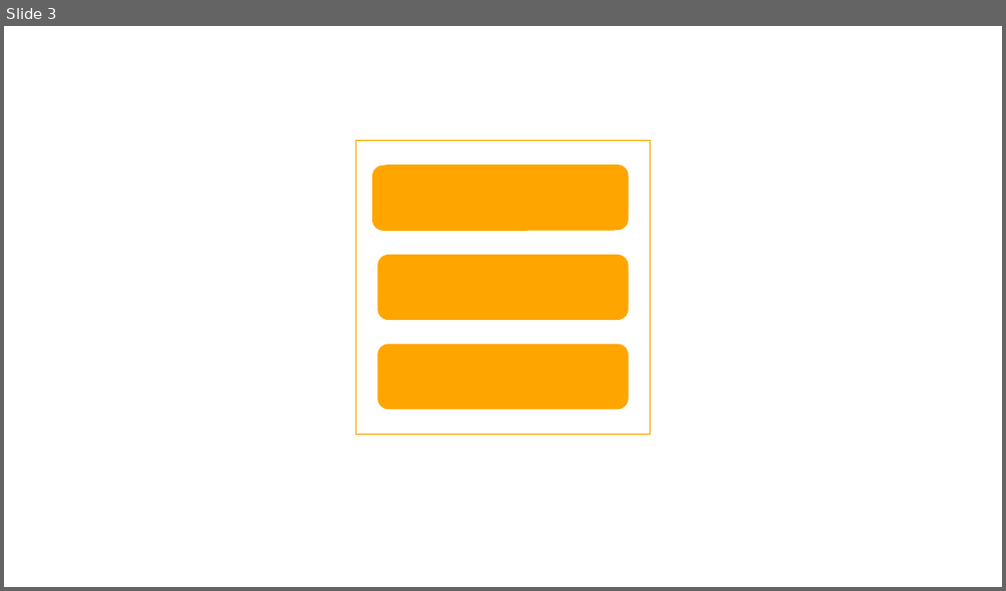
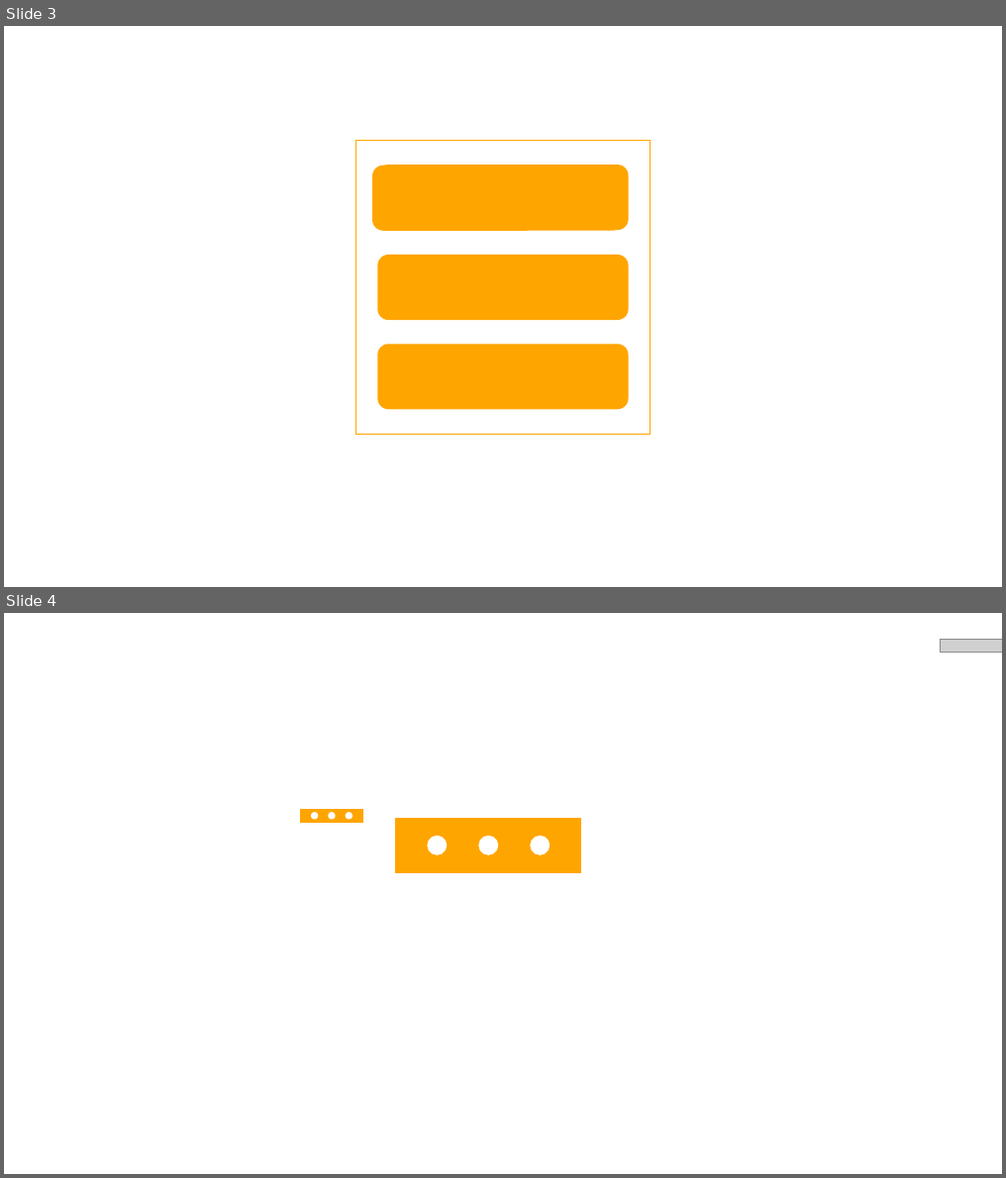
Before and after one commit to nicolasmf/The-Kitchen-Project, a slide deck: docs/icons.pptx. Shown one above the other, each under a label of ours: slide 3 before the commit, slides 3 and 4 after it. The pictures are 1006x591 and 1006x1178 pixels, drawn with LibreOffice and Linux fonts; fonts in the diff are those of the drawing; grey boxes stand for pictures. Boxes give left, top, right and bottom in pixels: in the first picture for what was removed or moved away, otherwise in the second. Text is boxed around its words. In the diff, an @@ line names an element or a change of style, - is before the commit and + after.

```diff
--- a/docs/icons.pptx
+++ b/docs/icons.pptx
@@ slide 4 added at (x1=4, y1=613, x2=1002, y2=1174), background #FFFFFF @@
@@ picture added at (x1=940, y1=639, x2=1002, y2=652) @@
@@ rectangle added at (x1=300, y1=810, x2=362, y2=823), fill #FFA500, outline #FFA500 1 pt @@
@@ ellipse added at (x1=312, y1=813, x2=318, y2=819), fill #FFFFFF, outline #FFFFFF 1 pt @@
@@ ellipse added at (x1=329, y1=813, x2=335, y2=819), fill #FFFFFF, outline #FFFFFF 1 pt @@
@@ ellipse added at (x1=347, y1=813, x2=352, y2=819), fill #FFFFFF, outline #FFFFFF 1 pt @@
@@ rectangle added at (x1=395, y1=817, x2=582, y2=873), fill #FFA500, outline #FFFFFF 1 pt @@
@@ ellipse added at (x1=428, y1=836, x2=447, y2=855), fill #FFFFFF, outline #FFFFFF 1 pt @@
@@ ellipse added at (x1=479, y1=836, x2=498, y2=855), fill #FFFFFF, outline #FFFFFF 1 pt @@
@@ ellipse added at (x1=531, y1=836, x2=549, y2=855), fill #FFFFFF, outline #FFFFFF 1 pt @@
```
Also in this commit, not shown: 1 other slide added, 1 slide removed, 5 other files.
